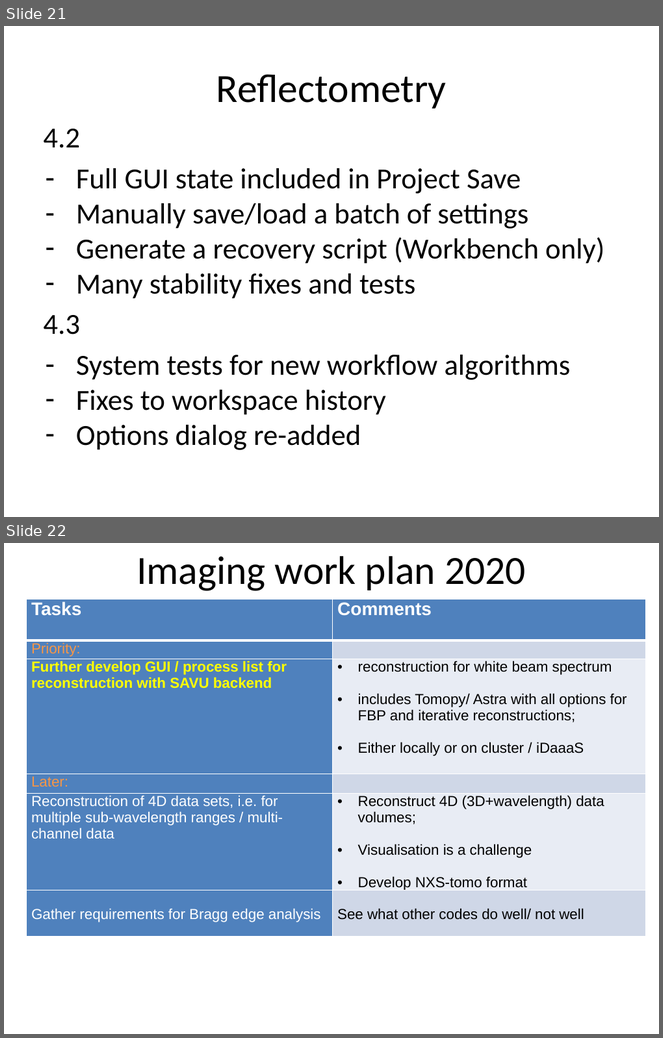
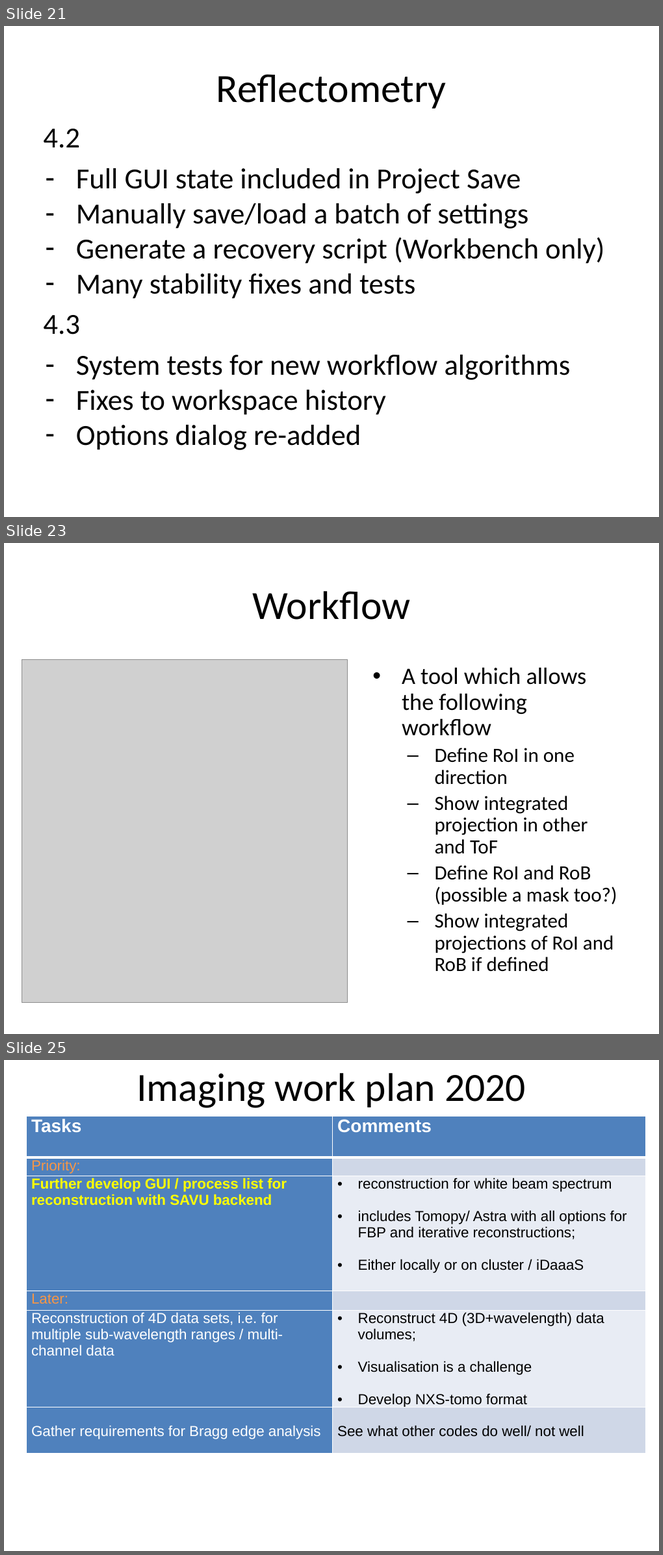
Before and after one commit to mantidproject/documents, a slide deck: Presentations/Scientific Steering Committee/ISIS SSC/Mantid SSC Jan 2020.pptx. Shown one above the other, each under a label of ours: slides 21 and 22 before the commit, slides 21, 23 and 25 after it; the slides between them are not shown. The pictures are 663x1038 and 663x1555 pixels, drawn with LibreOffice and Linux fonts; fonts in the diff are those of the drawing; grey boxes stand for pictures. Boxes give left, top, right and bottom in pixels: in the first picture for what was removed or moved away, otherwise in the second. Text is boxed around its words. In the diff, an @@ line names an element or a change of style, - is before the commit and + after.

```diff
--- a/Presentations/Scientific Steering Committee/ISIS SSC/Mantid SSC Jan 2020.pptx
+++ b/Presentations/Scientific Steering Committee/ISIS SSC/Mantid SSC Jan 2020.pptx
@@ slide 23 added at (4, 543, 659, 1034), background #FFFFFF @@
@@ title added at (252, 591, 410, 620), 44 pt, text #000000 @@
+Workflow
@@ picture added at (22, 659, 348, 1003) @@
@@ text added at (402, 667, 618, 972), 22.2 pt, text #000000 @@
+• A tool which allows the following workflow
+  – Define RoI in one direction
+  – Show integrated projection in other and ToF
+  – Define RoI and RoB (possible a mask too?)
+  – Show integrated projections of RoI and RoB if defined
@@ what was slide 22 is now slide 25 @@
```
Also in this commit, not shown: 2 other slides added.
